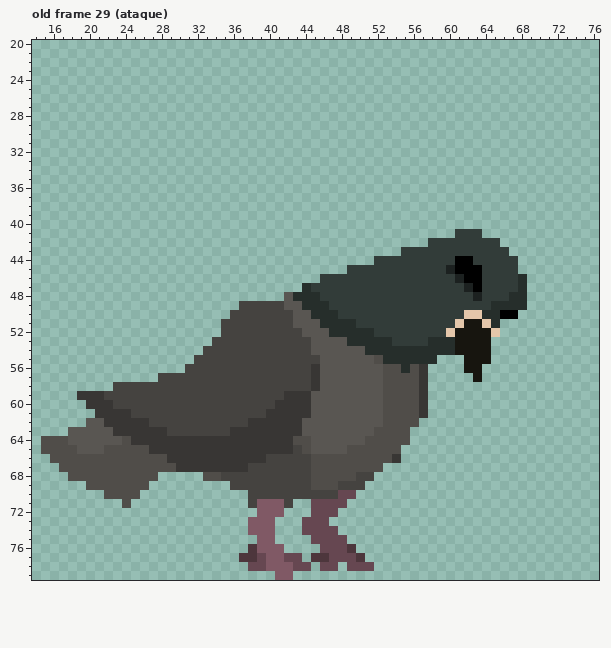
One commit to this pixel-art file: Assets/Sprites/Characters/Enemies/Pigeons/Standard/Pigeon.aseprite. The picture above is the old version.
80x80 pixels, 31 frames. Colours within 5 levels of each other are drawn and written as one. Shown: old frame 29 (ataque): x 14..76, y 20..79. The commit also changed other frames, which this record leaves out.
And afterwards:
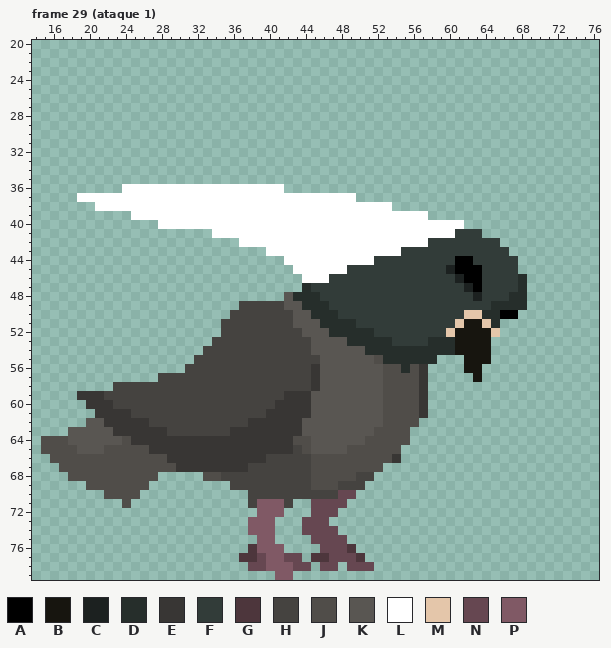
Palette (. is transparent): A #000000  B #17150f  C #1c2120  D #262e2b  E #383634  F #323c39  G #4d363c  H #454340  J #504d49  K #595652  L #ffffff  M #e4c6aa  N #664751  P #805965
A new or re-ordered frame is compared with the old frame closest to it.
Changes in this commit:
frames 31 -> 35
layer "efeito" now shown
Frame 29 (ataque 1) is new; against old frame 29 (ataque), layer "efeito":
There is now colour L in row 36 at x 24 to 41; in row 37 at x 19 to 49; in row 38 at x 21 to 53; in row 39 at x 25 to 57; in row 40 at x 28 to 61; in row 41 at x 34 to 60.
There is now colour L in row 42 at x 37 to 57; in row 43 at x 40 to 54; in row 44 at x 42 to 51; in row 45 at x 43 to 48; in row 46 at x 44 to 45.
The edit turns colour F into colour L in row 46 at x 46.
Changed places in both pictures, as pixel boxes (x1, y1, x2, y2):
changed: (77, 184, 464, 283)
